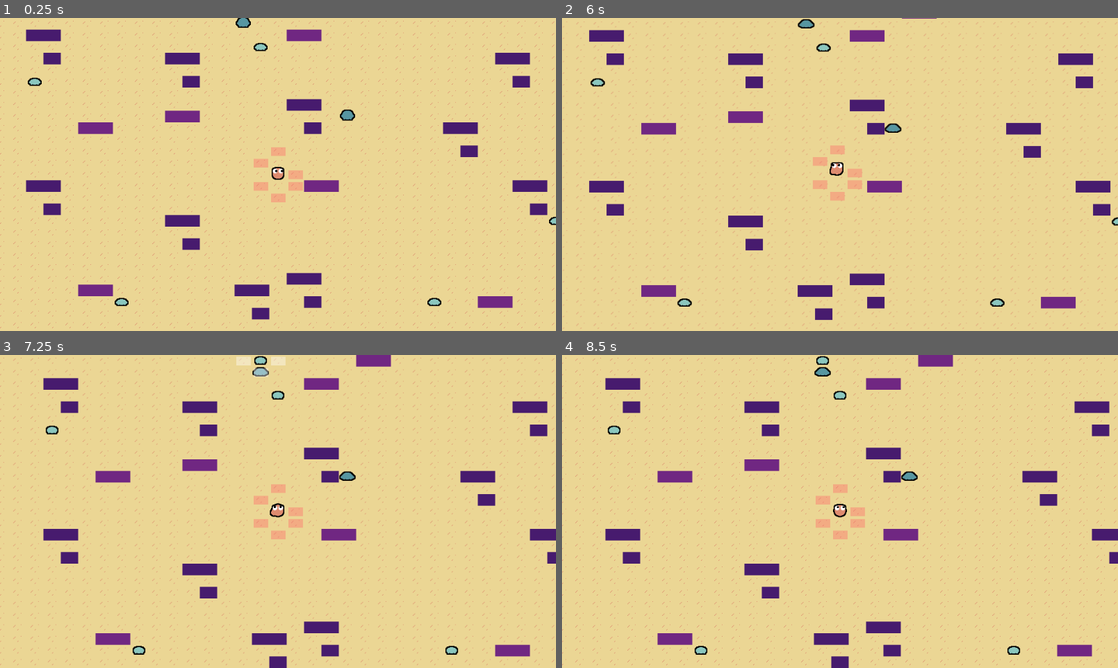
Above: before the commit, frames 1-4 (two rows, left to right).
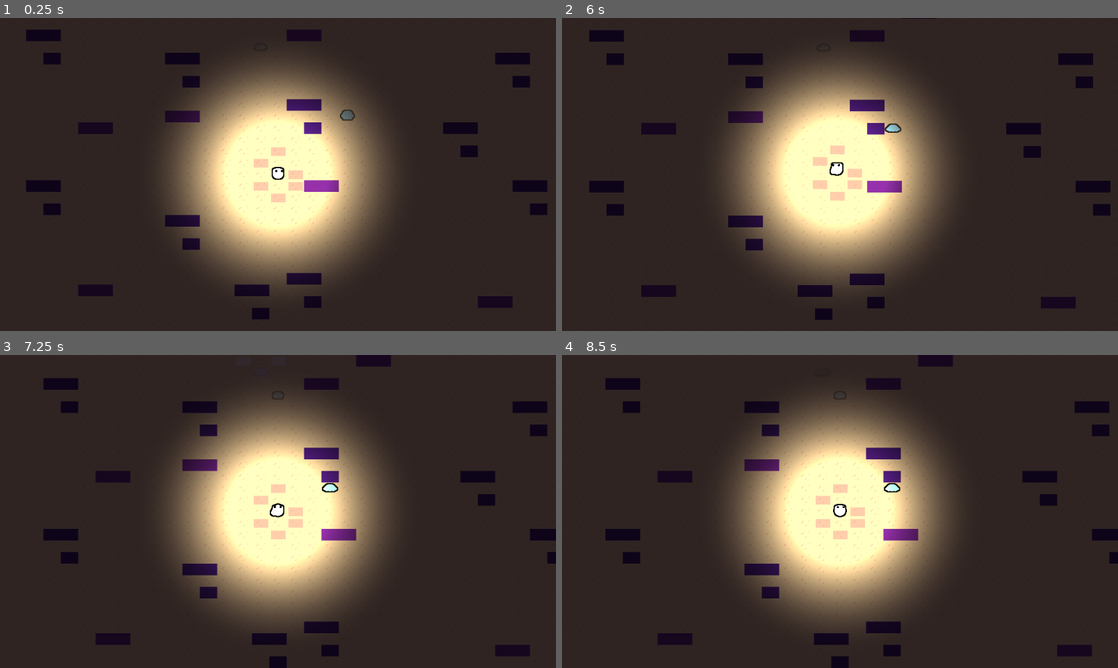
Above: after the commit, the same moments.

Repository: razcore-rad/godot-munchit
Game: Godot game, scene res://main.tscn
Same seed, same stepped clock (60 frames per second), same inputs: the game is played once before the commit and once after it.
Inputs (mouse positions are in pixels of both pictures, inside the frame that each line leads up to):
- Up to frame 1 (0.25 s): no input
- Up to frame 2 (6 s): move the mouse to (995, 302) at 0.52 s; press the mouse at (995, 302) at 0.53 s; hold Right (ui_right) 0.53-1.28 s; move the mouse to (823, 46) at 1.27 s; release the mouse at (823, 46) at 1.28 s; hold Left (ui_left) 1.28-2.03 s; click (823, 46) at 1.35 s; move the mouse to (906, 115) at 2.02 s; press the mouse at (906, 115) at 2.03 s; hold Right (ui_right) 2.03-3.53 s; move the mouse to (595, 80) at 2.77 s; release the mouse at (595, 80) at 2.78 s; click (595, 80) at 2.85 s; move the mouse to (684, 302) at 3.52 s; press the mouse at (684, 302) at 3.53 s; hold Left (ui_left) 3.53-5.78 s; move the mouse to (806, 24) at 4.27 s; release the mouse at (806, 24) at 4.28 s; click (806, 24) at 4.35 s; move the mouse to (840, 174) at 5.02 s; press the mouse at (840, 174) at 5.03 s; move the mouse to (823, 161) at 5.77 s; release the mouse at (823, 161) at 5.78 s; hold Right (ui_right) from 5.78 s (still down); click (823, 161) at 5.85 s
- Up to frame 3 (7.25 s): keep holding Right (ui_right); move the mouse to (255, 358) at 6.52 s; press the mouse at (255, 358) at 6.53 s
- Up to frame 4 (8.5 s): move the mouse to (728, 527) at 7.27 s; release the mouse at (728, 527) at 7.28 s; click (728, 527) at 7.35 s; move the mouse to (895, 442) at 8.02 s; release Right (ui_right) at 8.03 s; press the mouse at (895, 442) at 8.03 s; hold Left (ui_left) from 8.03 s (still down)

The runs differ from the first frame. In frame 1, 97% of the frame differs, in the area x 0-100%, y 0-100%; in frame 2, 97%; in frame 3, 97%; in frame 4, 97%.

Commit message:
improve: remove dependency on `DetectArea2D` and fix `Blackboard` positioning

Diff:
--- a/blackboard.gd
+++ b/blackboard.gd
@@ -4,9 +4,9 @@
 const INVALID_ATLAS_COORD := -1 * Vector2i.ONE
 const INVALID_MAP_COORD := Vector2i.MIN
 
-static var obstacles := []
-static var sectors := {}
-static var enemies := {}
+static var obstacles: Array[Vector2i] = []
+static var sectors: Dictionary[Vector2i, TileMapLayer] = {}
+static var enemies: Dictionary[Vector2,Enemy2D] = {}
 static var half_tile_size := TILE_SET.tile_size / 2
 
 static var sector_tile_map_layer: TileMapLayer = null
@@ -16,13 +16,7 @@
 static func _static_init() -> void:
 	for index: int in range(TILE_SET.get_source_count()):
 		var source: TileSetAtlasSource = TILE_SET.get_source(index)
-		obstacles.assign(
-			(
-				range(source.get_tiles_count())
-				. map(func(i: int) -> Vector2i: return source.get_tile_id(i))
-				. slice(1)
-			)
-		)
+		obstacles.assign(range(source.get_tiles_count()).map(func(i: int) -> Vector2i: return source.get_tile_id(i)).slice(1))
 
 
 static func get_tile_map_layer(at: Vector2) -> TileMapLayer:
--- a/entities/enemies/enemy_2d.gd
+++ b/entities/enemies/enemy_2d.gd
@@ -1,27 +1,15 @@
 class_name Enemy2D extends Entity2D
-
-signal died(move_area: Area2D)
 
 const MOVE_RANDOM_CHANCE := 0.2
 
 
 func _ready() -> void:
-	detect_area.connect("area_entered", _on_detect_area_area_entered)
 	detect_area.connect("mouse_entered", _on_detect_area_mouse.bind(true))
 	detect_area.connect("mouse_exited", _on_detect_area_mouse.bind(false))
 
-	areas.position = position
 	move_area.visible = false
 
 	_toggle_area_shapes(move_area, {is_disabled = true})
-
-
-func _on_detect_area_area_entered(area: Area2D) -> void:
-	if area.is_in_group("player"):
-		Blackboard.enemies.erase(position)
-		queue_free()
-		if not _is_my_turn:
-			died.emit(move_area.duplicate())
 
 
 func _on_detect_area_mouse(has_entered: bool) -> void:
@@ -30,12 +18,11 @@
 
 func _get_sorted_move_choices(to: Vector2) -> Array[Vector2]:
 	var result: Array[Vector2] = []
-	var direction := to - position
 	var move_choices := move_area.get_children().map(
 		func(cs: CollisionShape2D) -> Dictionary:
-			return {cs = cs, angle = abs(direction.angle_to(cs.position))}
+			return {cs = cs, distance = to.distance_to(cs.global_position)}
 	)
-	move_choices.sort_custom(func(a: Dictionary, b: Dictionary) -> bool: return a.angle < b.angle)
+	move_choices.sort_custom(func(a: Dictionary, b: Dictionary) -> bool: return a.distance < b.distance)
 	result.assign(
 		move_choices
 			.filter(func(d: Dictionary) -> bool: return not Blackboard.is_tile_map_layer_obstacle(d.cs.global_position))
@@ -67,10 +54,10 @@
 	for target_position: Vector2 in target_positions:
 		target_position = to_global(target_position)
 		Blackboard.enemies.erase(position)
-		Blackboard.enemies[target_position] = null
+		Blackboard.enemies[target_position] = self
 
 		var tween := create_tween()
-		areas.position = to_global(target_position).snapped(Blackboard.half_tile_size)
+		tween.finished.connect(_detect_player.bind(target_position))
 		var tweener := tween.tween_property(self, "position", target_position, 0.1)
 		if is_random:
 			tweener.from(position.snapped(Blackboard.half_tile_size))
@@ -78,6 +65,11 @@
 	await skip_process_frames()
 
 
+func _detect_player(target_position: Vector2) -> void:
+	if target_position.is_equal_approx(Blackboard.player.position):
+		Blackboard.player.queue_free()
+
+
 func start_turn() -> void:
 	super()
 	if Blackboard.is_valid(Blackboard.player):
--- a/entities/enemies/enemy_2d_a.tscn
+++ b/entities/enemies/enemy_2d_a.tscn
@@ -1,15 +1,9 @@
-[gd_scene load_steps=10 format=3 uid="uid://bgp7ukyuf5mtq"]
+[gd_scene load_steps=8 format=3 uid="uid://bgp7ukyuf5mtq"]
 
 [ext_resource type="PackedScene" uid="uid://b252do5nimfkg" path="res://entities/entity_2d.tscn" id="1_hexpc"]
-[ext_resource type="Script" path="res://entities/enemies/enemy_2d.gd" id="2_u2e1t"]
+[ext_resource type="Script" uid="uid://dj0iekh3p1x31" path="res://entities/enemies/enemy_2d.gd" id="2_u2e1t"]
 [ext_resource type="PackedScene" uid="uid://jlhatc0x6ggi" path="res://entities/move_area_collision_shape_2d.tscn" id="3_sagqs"]
 [ext_resource type="Texture2D" uid="uid://dvrf4i7iugy1t" path="res://entities/enemies/assets/slime.png" id="4_325t7"]
-[ext_resource type="Shader" path="res://entities/outline.gdshader" id="4_bds58"]
-
-[sub_resource type="ShaderMaterial" id="ShaderMaterial_41o1v"]
-shader = ExtResource("4_bds58")
-shader_parameter/line_colour = Color(0, 0, 0, 1)
-shader_parameter/line_thickness = 2
 
 [sub_resource type="AtlasTexture" id="AtlasTexture_jwe6l"]
 atlas = ExtResource("4_325t7")
@@ -33,19 +27,13 @@
 "speed": 5.0
 }]
 
-[node name="Enemy2D" instance=ExtResource("1_hexpc")]
+[node name="Enemy2DA" instance=ExtResource("1_hexpc")]
 script = ExtResource("2_u2e1t")
-
-[node name="CanvasGroup" type="CanvasGroup" parent="." index="0"]
-material = SubResource("ShaderMaterial_41o1v")
 
 [node name="AnimatedSprite2D" type="AnimatedSprite2D" parent="CanvasGroup" index="0"]
 modulate = Color(0.545098, 0.780392, 0.74902, 1)
 sprite_frames = SubResource("SpriteFrames_ujq0w")
 autoplay = "default"
-
-[node name="Areas2D" parent="." index="1"]
-top_level = true
 
 [node name="DetectArea2D" parent="Areas2D" index="0" groups=["enemy"]]
 collision_layer = 2
--- a/entities/enemies/enemy_2d_b.tscn
+++ b/entities/enemies/enemy_2d_b.tscn
@@ -1,15 +1,9 @@
-[gd_scene load_steps=10 format=3 uid="uid://5n0tfoc3ta3v"]
+[gd_scene load_steps=8 format=3 uid="uid://5n0tfoc3ta3v"]
 
 [ext_resource type="PackedScene" uid="uid://b252do5nimfkg" path="res://entities/entity_2d.tscn" id="1_4025a"]
-[ext_resource type="Script" path="res://entities/enemies/enemy_2d.gd" id="2_4eds2"]
+[ext_resource type="Script" uid="uid://dj0iekh3p1x31" path="res://entities/enemies/enemy_2d.gd" id="2_4eds2"]
 [ext_resource type="PackedScene" uid="uid://jlhatc0x6ggi" path="res://entities/move_area_collision_shape_2d.tscn" id="3_7c7ox"]
-[ext_resource type="Shader" path="res://entities/outline.gdshader" id="3_x7m1m"]
 [ext_resource type="Texture2D" uid="uid://bcnyk3csvrqyg" path="res://entities/enemies/assets/big_slime.png" id="4_whdkn"]
-
-[sub_resource type="ShaderMaterial" id="ShaderMaterial_74c5x"]
-shader = ExtResource("3_x7m1m")
-shader_parameter/line_colour = Color(0, 0, 0, 1)
-shader_parameter/line_thickness = 2
 
 [sub_resource type="AtlasTexture" id="AtlasTexture_bhabi"]
 atlas = ExtResource("4_whdkn")
@@ -36,18 +30,12 @@
 [node name="Enemy2DB" instance=ExtResource("1_4025a")]
 script = ExtResource("2_4eds2")
 
-[node name="CanvasGroup" type="CanvasGroup" parent="." index="0"]
-material = SubResource("ShaderMaterial_74c5x")
-
 [node name="AnimatedSprite2D" type="AnimatedSprite2D" parent="CanvasGroup" index="0"]
 modulate = Color(0.341176, 0.588235, 0.631373, 1)
 sprite_frames = SubResource("SpriteFrames_ghlyc")
 autoplay = "default"
 frame = 1
 frame_progress = 0.270132
-
-[node name="Areas2D" parent="." index="1"]
-top_level = true
 
 [node name="DetectArea2D" parent="Areas2D" index="0" groups=["enemy"]]
 collision_layer = 2
--- a/entities/entity_2d.gd
+++ b/entities/entity_2d.gd
@@ -13,11 +13,12 @@
 	for collision_shape: CollisionShape2D in area.get_children():
 		collision_shape.set_deferred(
 			"disabled",
-			info.is_disabled if "is_disabled" in info else not collision_shape.is_disabled
+			info.is_disabled if "is_disabled" in info else not collision_shape.disabled
 		)
+	await skip_process_frames(2)
 
 
-func skip_process_frames(n: int = 2) -> void:
+func skip_process_frames(n: int = 1) -> void:
 	for _i in range(n):
 		await get_tree().process_frame
 
--- a/entities/entity_2d.tscn
+++ b/entities/entity_2d.tscn
@@ -1,12 +1,21 @@
-[gd_scene load_steps=3 format=3 uid="uid://b252do5nimfkg"]
+[gd_scene load_steps=5 format=3 uid="uid://b252do5nimfkg"]
 
-[ext_resource type="Script" path="res://entities/entity_2d.gd" id="1_mwb1m"]
+[ext_resource type="Script" uid="uid://bjxtrb37d1f6j" path="res://entities/entity_2d.gd" id="1_mwb1m"]
+[ext_resource type="Shader" uid="uid://b4hq4b5ou6b8j" path="res://entities/outline.gdshader" id="2_i4s38"]
+
+[sub_resource type="ShaderMaterial" id="ShaderMaterial_kp8qh"]
+shader = ExtResource("2_i4s38")
+shader_parameter/line_color = Color(0, 0, 0, 1)
+shader_parameter/line_thickness = 2
 
 [sub_resource type="RectangleShape2D" id="RectangleShape2D_5mqu2"]
 size = Vector2(25, 15)
 
 [node name="Entity2D" type="Node2D"]
 script = ExtResource("1_mwb1m")
+
+[node name="CanvasGroup" type="CanvasGroup" parent="."]
+material = SubResource("ShaderMaterial_kp8qh")
 
 [node name="Areas2D" type="Node2D" parent="."]
 unique_name_in_owner = true
--- a/entities/outline.gdshader
+++ b/entities/outline.gdshader
@@ -1,6 +1,7 @@
 shader_type canvas_item;
+render_mode light_only;
 
-uniform vec3 line_colour: source_color = vec3(1.0);
+uniform vec3 line_color: source_color = vec3(1.0);
 uniform int line_thickness: hint_range(0, 10) = 1;
 uniform sampler2D screen_texture : hint_screen_texture, repeat_disable, filter_nearest;
 
@@ -12,7 +13,7 @@
 			line_alpha += texture(screen_texture, SCREEN_UV + vec2(i, j)).a;
 		}
 	}
-	vec4 colour = texture(screen_texture, SCREEN_UV);
-	vec4 outline = vec4(line_colour, min(line_alpha, 1.0));
-	COLOR = mix(outline, colour, colour.a);
+	vec4 color = texture(screen_texture, SCREEN_UV);
+	vec4 outline = vec4(line_color, min(line_alpha, 1.0));
+	COLOR = mix(outline, color, color.a);
 }
--- a/entities/player/player_2d.gd
+++ b/entities/player/player_2d.gd
@@ -12,7 +12,6 @@
 
 
 func _ready() -> void:
-	detect_area.connect("area_entered", _on_detect_area_area_entered)
 	detect_area.connect("input_event", _on_detect_area_input_event)
 	_connect_move_area()
 
@@ -39,13 +38,6 @@
 	if event.is_action_pressed("left_click"):
 		turn_finished.emit()
 
-
-func _on_detect_area_area_entered(area: Area2D) -> void:
-	if not _is_my_turn and area.is_in_group("enemy"):
-		skin_sub_viewport.remove_blob()
-
-
-
 func _on_move_area_body_shape_entered(
 	_body_rid: RID, _body: Node2D, _body_shape_index: int, local_shape_index: int
 ) -> void:
@@ -61,15 +53,25 @@
 			tween.tween_property(node, "position:y", JUMP_HEIGHT, DURATION).as_relative()
 
 		var collision_shape: CollisionShape2D = move_area.shape_owner_get_owner(shape_index)
+		var target_position := collision_shape.global_position
 		var tween := create_tween()
-		tween.tween_property(self, "position", collision_shape.position, 2.0 * DURATION).as_relative()
+		tween.tween_property(self, "position", target_position, 2.0 * DURATION)
 		await tween.finished
+		_detect_enemy(target_position)
 		turn_finished.emit()
 
 
 func _connect_move_area() -> void:
 	move_area.connect("body_shape_entered", _on_move_area_body_shape_entered)
 	move_area.connect("input_event", _on_move_area_input_event)
+
+
+func _detect_enemy(target_position: Vector2) -> void:
+	if Blackboard.enemies.has(target_position):
+		var enemy := Blackboard.enemies[target_position]
+		Blackboard.enemies.erase(target_position)
+		eat_enemy(enemy.move_area.duplicate())
+		enemy.queue_free()
 
 
 func eat_enemy(new_move_area: Area2D) -> void:
--- a/entities/player/player_2d.tscn
+++ b/entities/player/player_2d.tscn
@@ -1,19 +1,10 @@
 [gd_scene load_steps=12 format=3 uid="uid://c2mhgypppwjb3"]
 
 [ext_resource type="PackedScene" uid="uid://b252do5nimfkg" path="res://entities/entity_2d.tscn" id="1_e3jcg"]
-[ext_resource type="Script" path="res://entities/player/player_2d.gd" id="2_d65nd"]
-[ext_resource type="Shader" path="res://entities/player/assets/alphaballs_viewport.gdshader" id="3_aymf0"]
+[ext_resource type="Script" uid="uid://e18wuex060o6" path="res://entities/player/player_2d.gd" id="2_d65nd"]
+[ext_resource type="Shader" uid="uid://g2ldtuiprtl3" path="res://entities/player/assets/alphaballs_viewport.gdshader" id="3_aymf0"]
 [ext_resource type="PackedScene" uid="uid://jlhatc0x6ggi" path="res://entities/move_area_collision_shape_2d.tscn" id="3_d7pfd"]
-[ext_resource type="Shader" path="res://entities/player/assets/fuzzyball.gdshader" id="4_lnv7a"]
-[ext_resource type="Shader" path="res://entities/outline.gdshader" id="4_m6qov"]
-
-[sub_resource type="RectangleShape2D" id="RectangleShape2D_pvjqh"]
-size = Vector2(25, 15)
-
-[sub_resource type="ShaderMaterial" id="ShaderMaterial_f64dn"]
-shader = ExtResource("4_m6qov")
-shader_parameter/line_colour = Color(0, 0, 0, 1)
-shader_parameter/line_thickness = 2
+[ext_resource type="Shader" uid="uid://qkyq1k8xjn8l" path="res://entities/player/assets/fuzzyball.gdshader" id="4_lnv7a"]
 
 [sub_resource type="ShaderMaterial" id="ShaderMaterial_5pdhx"]
 shader = ExtResource("3_aymf0")
@@ -30,123 +21,25 @@
 shader_parameter/color = Color(0, 0, 0, 1)
 shader_parameter/threshold = 0.00999998
 
+[sub_resource type="RectangleShape2D" id="RectangleShape2D_pvjqh"]
+size = Vector2(25, 15)
+
+[sub_resource type="Gradient" id="Gradient_xqn8y"]
+interpolation_color_space = 2
+offsets = PackedFloat32Array(0.33396, 1)
+colors = PackedColorArray(1, 1, 1, 1, 0, 0, 0, 0)
+
+[sub_resource type="GradientTexture2D" id="GradientTexture2D_c5hwq"]
+gradient = SubResource("Gradient_xqn8y")
+width = 512
+height = 512
+fill = 1
+fill_from = Vector2(0.5, 0.5)
+fill_to = Vector2(0.853148, 0.131844)
+metadata/_snap_count = 20
+
 [node name="Player2D" instance=ExtResource("1_e3jcg")]
 script = ExtResource("2_d65nd")
-
-[node name="DetectArea2D" parent="Areas2D" index="0" groups=["player"]]
-collision_mask = 6
-
-[node name="MoveArea2D" parent="Areas2D" index="1" groups=["player"]]
-collision_mask = 6
-
-[node name="MoveAreaCollisionShape2D" parent="Areas2D/MoveArea2D" index="0" instance=ExtResource("3_d7pfd")]
-position = Vector2(-30, -20)
-
-[node name="ColorRect" parent="Areas2D/MoveArea2D/MoveAreaCollisionShape2D" index="0"]
-color = Color(1, 0.41, 0.41, 0.392157)
-
-[node name="CollisionShape2D2" type="CollisionShape2D" parent="Areas2D/MoveArea2D" index="1"]
-position = Vector2(0, -40)
-shape = SubResource("RectangleShape2D_pvjqh")
-
-[node name="ColorRect" type="ColorRect" parent="Areas2D/MoveArea2D/CollisionShape2D2" index="0"]
-custom_minimum_size = Vector2(25, 15)
-anchors_preset = 8
-anchor_left = 0.5
-anchor_top = 0.5
-anchor_right = 0.5
-anchor_bottom = 0.5
-offset_left = -12.5
-offset_top = -7.5
-offset_right = 12.5
-offset_bottom = 7.5
-grow_horizontal = 2
-grow_vertical = 2
-mouse_filter = 2
-color = Color(1, 0.411765, 0.411765, 0.392157)
-
-[node name="CollisionShape2D3" type="CollisionShape2D" parent="Areas2D/MoveArea2D" index="2"]
-position = Vector2(30, 0)
-shape = SubResource("RectangleShape2D_pvjqh")
-
-[node name="ColorRect" type="ColorRect" parent="Areas2D/MoveArea2D/CollisionShape2D3" index="0"]
-custom_minimum_size = Vector2(25, 15)
-anchors_preset = 8
-anchor_left = 0.5
-anchor_top = 0.5
-anchor_right = 0.5
-anchor_bottom = 0.5
-offset_left = -12.5
-offset_top = -7.5
-offset_right = 12.5
-offset_bottom = 7.5
-grow_horizontal = 2
-grow_vertical = 2
-mouse_filter = 2
-color = Color(1, 0.411765, 0.411765, 0.392157)
-
-[node name="CollisionShape2D4" type="CollisionShape2D" parent="Areas2D/MoveArea2D" index="3"]
-position = Vector2(30, 20)
-shape = SubResource("RectangleShape2D_pvjqh")
-
-[node name="ColorRect" type="ColorRect" parent="Areas2D/MoveArea2D/CollisionShape2D4" index="0"]
-custom_minimum_size = Vector2(25, 15)
-anchors_preset = 8
-anchor_left = 0.5
-anchor_top = 0.5
-anchor_right = 0.5
-anchor_bottom = 0.5
-offset_left = -12.5
-offset_top = -7.5
-offset_right = 12.5
-offset_bottom = 7.5
-grow_horizontal = 2
-grow_vertical = 2
-mouse_filter = 2
-color = Color(1, 0.411765, 0.411765, 0.392157)
-
-[node name="CollisionShape2D5" type="CollisionShape2D" parent="Areas2D/MoveArea2D" index="4"]
-position = Vector2(0, 40)
-shape = SubResource("RectangleShape2D_pvjqh")
-
-[node name="ColorRect" type="ColorRect" parent="Areas2D/MoveArea2D/CollisionShape2D5" index="0"]
-custom_minimum_size = Vector2(25, 15)
-anchors_preset = 8
-anchor_left = 0.5
-anchor_top = 0.5
-anchor_right = 0.5
-anchor_bottom = 0.5
-offset_left = -12.5
-offset_top = -7.5
-offset_right = 12.5
-offset_bottom = 7.5
-grow_horizontal = 2
-grow_vertical = 2
-mouse_filter = 2
-color = Color(1, 0.411765, 0.411765, 0.392157)
-
-[node name="CollisionShape2D6" type="CollisionShape2D" parent="Areas2D/MoveArea2D" index="5"]
-position = Vector2(-30, 20)
-shape = SubResource("RectangleShape2D_pvjqh")
-
-[node name="ColorRect" type="ColorRect" parent="Areas2D/MoveArea2D/CollisionShape2D6" index="0"]
-custom_minimum_size = Vector2(25, 15)
-anchors_preset = 8
-anchor_left = 0.5
-anchor_top = 0.5
-anchor_right = 0.5
-anchor_bottom = 0.5
-offset_left = -12.5
-offset_top = -7.5
-offset_right = 12.5
-offset_bottom = 7.5
-grow_horizontal = 2
-grow_vertical = 2
-mouse_filter = 2
-color = Color(1, 0.411765, 0.411765, 0.392157)
-
-[node name="CanvasGroup" type="CanvasGroup" parent="." index="1"]
-material = SubResource("ShaderMaterial_f64dn")
 
 [node name="SkinSubViewportContainer" type="SubViewportContainer" parent="CanvasGroup" index="0"]
 unique_name_in_owner = true
@@ -240,4 +133,121 @@
 pivot_offset = Vector2(2, 2)
 mouse_filter = 2
 
+[node name="DetectArea2D" parent="Areas2D" index="0" groups=["player"]]
+collision_mask = 6
+
+[node name="MoveArea2D" parent="Areas2D" index="1" groups=["player"]]
+collision_mask = 6
+
+[node name="MoveAreaCollisionShape2D" parent="Areas2D/MoveArea2D" index="0" instance=ExtResource("3_d7pfd")]
+position = Vector2(-30, -20)
+
+[node name="ColorRect" parent="Areas2D/MoveArea2D/MoveAreaCollisionShape2D" index="0"]
+color = Color(1, 0.41, 0.41, 0.392157)
+
+[node name="CollisionShape2D2" type="CollisionShape2D" parent="Areas2D/MoveArea2D" index="1"]
+position = Vector2(0, -40)
+shape = SubResource("RectangleShape2D_pvjqh")
+
+[node name="ColorRect" type="ColorRect" parent="Areas2D/MoveArea2D/CollisionShape2D2" index="0"]
+custom_minimum_size = Vector2(25, 15)
+anchors_preset = 8
+anchor_left = 0.5
+anchor_top = 0.5
+anchor_right = 0.5
+anchor_bottom = 0.5
+offset_left = -12.5
+offset_top = -7.5
+offset_right = 12.5
+offset_bottom = 7.5
+grow_horizontal = 2
+grow_vertical = 2
+mouse_filter = 2
+color = Color(1, 0.411765, 0.411765, 0.392157)
+
+[node name="CollisionShape2D3" type="CollisionShape2D" parent="Areas2D/MoveArea2D" index="2"]
+position = Vector2(30, 0)
+shape = SubResource("RectangleShape2D_pvjqh")
+
+[node name="ColorRect" type="ColorRect" parent="Areas2D/MoveArea2D/CollisionShape2D3" index="0"]
+custom_minimum_size = Vector2(25, 15)
+anchors_preset = 8
+anchor_left = 0.5
+anchor_top = 0.5
+anchor_right = 0.5
+anchor_bottom = 0.5
+offset_left = -12.5
+offset_top = -7.5
+offset_right = 12.5
+offset_bottom = 7.5
+grow_horizontal = 2
+grow_vertical = 2
+mouse_filter = 2
+color = Color(1, 0.411765, 0.411765, 0.392157)
+
+[node name="CollisionShape2D4" type="CollisionShape2D" parent="Areas2D/MoveArea2D" index="3"]
+position = Vector2(30, 20)
+shape = SubResource("RectangleShape2D_pvjqh")
+
+[node name="ColorRect" type="ColorRect" parent="Areas2D/MoveArea2D/CollisionShape2D4" index="0"]
+custom_minimum_size = Vector2(25, 15)
+anchors_preset = 8
+anchor_left = 0.5
+anchor_top = 0.5
+anchor_right = 0.5
+anchor_bottom = 0.5
+offset_left = -12.5
+offset_top = -7.5
+offset_right = 12.5
+offset_bottom = 7.5
+grow_horizontal = 2
+grow_vertical = 2
+mouse_filter = 2
+color = Color(1, 0.411765, 0.411765, 0.392157)
+
+[node name="CollisionShape2D5" type="CollisionShape2D" parent="Areas2D/MoveArea2D" index="4"]
+position = Vector2(0, 40)
+shape = SubResource("RectangleShape2D_pvjqh")
+
+[node name="ColorRect" type="ColorRect" parent="Areas2D/MoveArea2D/CollisionShape2D5" index="0"]
+custom_minimum_size = Vector2(25, 15)
+anchors_preset = 8
+anchor_left = 0.5
+anchor_top = 0.5
+anchor_right = 0.5
+anchor_bottom = 0.5
+offset_left = -12.5
+offset_top = -7.5
+offset_right = 12.5
+offset_bottom = 7.5
+grow_horizontal = 2
+grow_vertical = 2
+mouse_filter = 2
+color = Color(1, 0.411765, 0.411765, 0.392157)
+
+[node name="CollisionShape2D6" type="CollisionShape2D" parent="Areas2D/MoveArea2D" index="5"]
+position = Vector2(-30, 20)
+shape = SubResource("RectangleShape2D_pvjqh")
+
+[node name="ColorRect" type="ColorRect" parent="Areas2D/MoveArea2D/CollisionShape2D6" index="0"]
+custom_minimum_size = Vector2(25, 15)
+anchors_preset = 8
+anchor_left = 0.5
+anchor_top = 0.5
+anchor_right = 0.5
+anchor_bottom = 0.5
+offset_left = -12.5
+offset_top = -7.5
+offset_right = 12.5
+offset_bottom = 7.5
+grow_horizontal = 2
+grow_vertical = 2
+mouse_filter = 2
+color = Color(1, 0.411765, 0.411765, 0.392157)
+
+[node name="PointLight2D" type="PointLight2D" parent="." index="2"]
+color = Color(0.95, 0.914375, 0.9025, 1)
+energy = 1.2
+texture = SubResource("GradientTexture2D_c5hwq")
+
 [editable path="Areas2D/MoveArea2D/MoveAreaCollisionShape2D"]
--- a/main.gd
+++ b/main.gd
@@ -88,8 +88,7 @@
 	var enemy: Enemy2D = load(file_path).instantiate()
 	enemy.position = enemy_position
 	enemies.add_child(enemy)
-	enemy.died.connect(player.eat_enemy)
-	Blackboard.enemies[enemy.position] = null
+	Blackboard.enemies[enemy.position] = enemy
 
 
 func _generate_enemies(tile_map_layer: TileMapLayer) -> void:
--- a/main.tscn
+++ b/main.tscn
@@ -24,5 +24,14 @@
 unique_name_in_owner = true
 position = Vector2(465, 270)
 
-[node name="Camera2D" type="Camera2D" parent="Player2D"]
+[node name="RemoteTransform2D" type="RemoteTransform2D" parent="Player2D"]
+remote_path = NodePath("../../Camera2D")
+update_rotation = false
+update_scale = false
+
+[node name="Camera2D" type="Camera2D" parent="."]
+position = Vector2(465, 270)
 position_smoothing_enabled = true
+
+[node name="CanvasModulate" type="CanvasModulate" parent="."]
+color = Color(0.202093, 0.1702, 0.23, 1)
--- a/project.godot
+++ b/project.godot
@@ -12,7 +12,7 @@
 
 config/name="godot-munchit"
 run/main_scene="res://main.tscn"
-config/features=PackedStringArray("4.3", "Forward Plus")
+config/features=PackedStringArray("4.4", "Forward Plus")
 config/icon="res://icon.svg"
 
 [display]
Not shown: 1 places in main.tscn that only renumber resources
